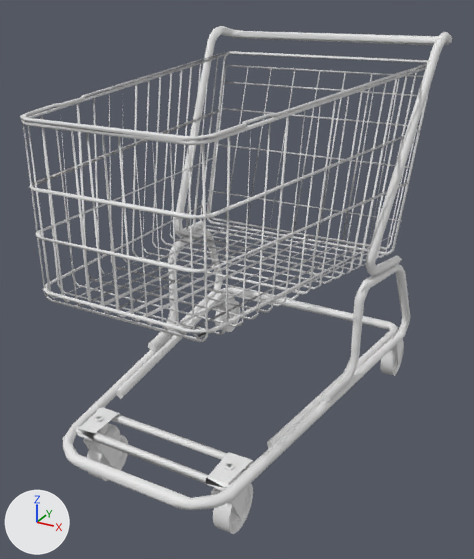
The OBJ model assets/models/shopping_cart.obj, before and after one commit.
Before and after are seen from a 50 mm camera at (74.4, -140.0, 112.2) aimed at (-0.4, -4.0, 44.2). Lighting does not change. The marker at lower left points along +X, +Y and +Z. Where no turn or scale is listed for an object, it has been applied to the vertices.

Before the edit, the objects in view are built like this:
```python
me_sm_shopping_cart = bpy.data.meshes.new('sm_shopping_cart')
me_sm_shopping_cart.from_pydata(...)  # 1923 vertices, 3563 faces; spans x -35.0..34.9, y -55.2..54.8, z 0.3..102.5
ob_sm_shopping_cart = bpy.data.objects.new('sm_shopping_cart', me_sm_shopping_cart)
ob_sm_shopping_cart.location = (0.0, 0.0, 0.0)
```
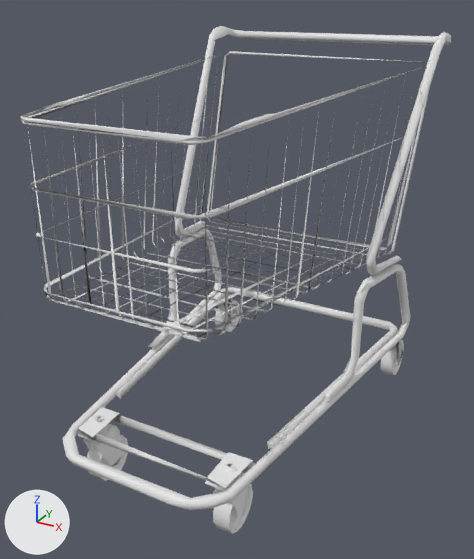
What the commit changed:
me_sm_shopping_cart is used by ob_sm_shopping_cart; location (0.0, 0.0, 0.0).
me_sm_shopping_cart had 1923 vertices, 3563 faces and spanned x -35.0..34.9, y -55.2..54.8, z 0.3..102.5.
me_sm_shopping_cart now has 1000 vertices, 1655 faces and spans x -35.0..34.9, y -55.2..54.7, z 0.3..102.5.
me_sm_shopping_cart part 1: 12 loose pieces with 48 vertices, spanning x -31.1..31.0, y 29.8..44.9, z 46.1..91.4, are deleted.
me_sm_shopping_cart part 2: 864 vertices removed from x -34.8..34.8, y -55.1..54.8, z 0.3..102.5.
me_sm_shopping_cart part 3: 11 vertices removed from x -29.8..-25.9, y -7.2..7.6, z 17.5..23.5.

Changed parts and their boxes [x1, y1, x2, y2] in the pictures (474 x 559 px):
'sm_shopping_cart', reshaped: before [20, 26, 452, 534]; after [20, 26, 451, 534]
part 1 of me_sm_shopping_cart, deleted: before [208, 65, 423, 245]
part 2 of me_sm_shopping_cart, deleted: before [20, 26, 452, 534]
part 3 of me_sm_shopping_cart, deleted: before [148, 269, 176, 350]
